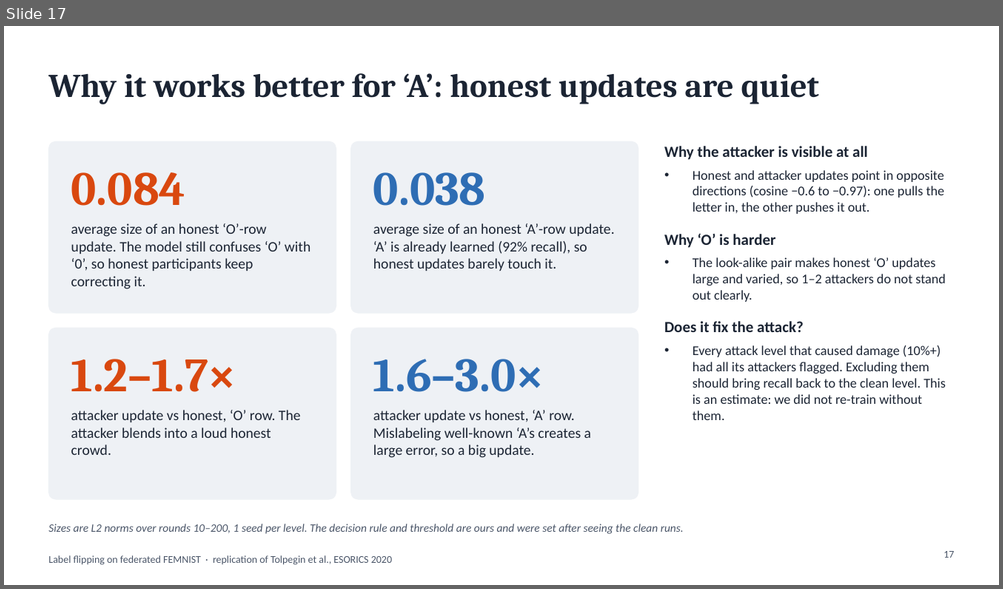
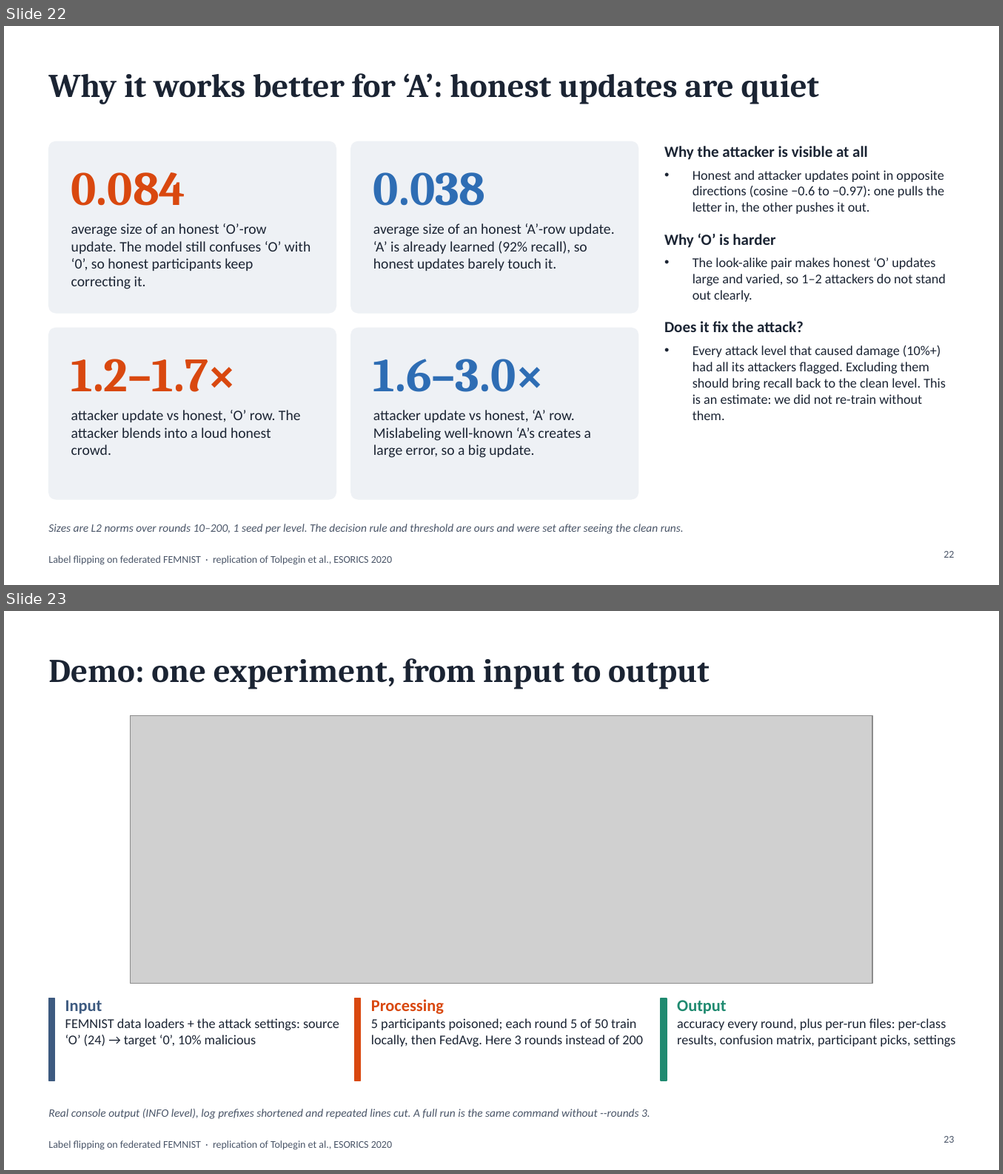
Before and after one commit to wetthamm/FederatedLearning, a slide deck: writeup/FEMNIST_label_flipping.pptx. Shown one above the other, each under a label of ours: slide 17 before the commit, slides 22 and 23 after it. The pictures are 1003x589 and 1003x1174 pixels, drawn with LibreOffice and Linux fonts; fonts in the diff are those of the drawing; grey boxes stand for pictures. Boxes give left, top, right and bottom in pixels: in the first picture for what was removed or moved away, otherwise in the second. Text is boxed around its words. In the diff, an @@ line names an element or a change of style, - is before the commit and + after.

```diff
--- a/writeup/FEMNIST_label_flipping.pptx
+++ b/writeup/FEMNIST_label_flipping.pptx
@@ slide 23 added at bbox=[4, 611, 999, 1170], background #FFFFFF; not listed: 1 template element that a slide beside it also shows @@
@@ title added at bbox=[48, 658, 709, 689], 32 pt, text #1B2433, bold @@
+Demo: one experiment, from input to output
@@ picture added at bbox=[131, 715, 873, 984] @@
@@ rectangle added at bbox=[48, 999, 55, 1081], fill #3D5A80, outline #3D5A80 1 pt @@
@@ text added at bbox=[65, 1000, 339, 1047], 13 pt, text #1B2433 @@
+Input
+FEMNIST data loaders + the attack settings: source ‘O’ (24) → target ‘0’, 10% malicious
@@ rectangle added at bbox=[355, 999, 361, 1081], fill #D9480F, outline #D9480F 1 pt @@
@@ text added at bbox=[371, 999, 643, 1047], 13 pt, text #1B2433 @@
+Processing
+5 participants poisoned; each round 5 of 50 train locally, then FedAvg. Here 3 rounds instead of 200
@@ rectangle added at bbox=[660, 999, 666, 1081], fill #1F8A70, outline #1F8A70 1 pt @@
@@ text added at bbox=[677, 1000, 956, 1047], 13 pt, text #1B2433 @@
+Output
+accuracy every round, plus per-run files: per-class results, confusion matrix, participant picks, settings
@@ text added at bbox=[48, 1109, 650, 1119], 11 pt, text #4A5568, italic @@
+Real console output (INFO level), log prefixes shortened and repeated lines cut. A full run is the same command without --rounds 3.
@@ page number added at bbox=[943, 1136, 953, 1143], 10 pt, text #4A5568 @@
+23
@@ what was slide 17 is now slide 22 @@
@@ page number at bbox=[943, 551, 953, 558]: text changed @@
-17
+22
```
Also in this commit, not shown: 10 other slides added, 27 other files.
